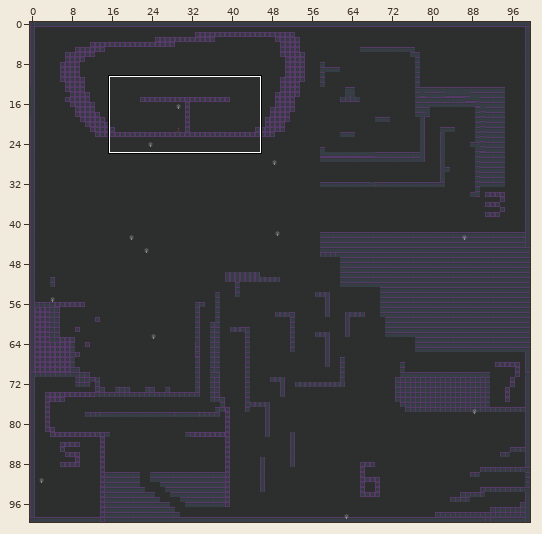
Level history. Tiled map: levels/Level1.tmx. Above, an overview of the earlier version with the close-up marked.
Close-up. Earlier state:
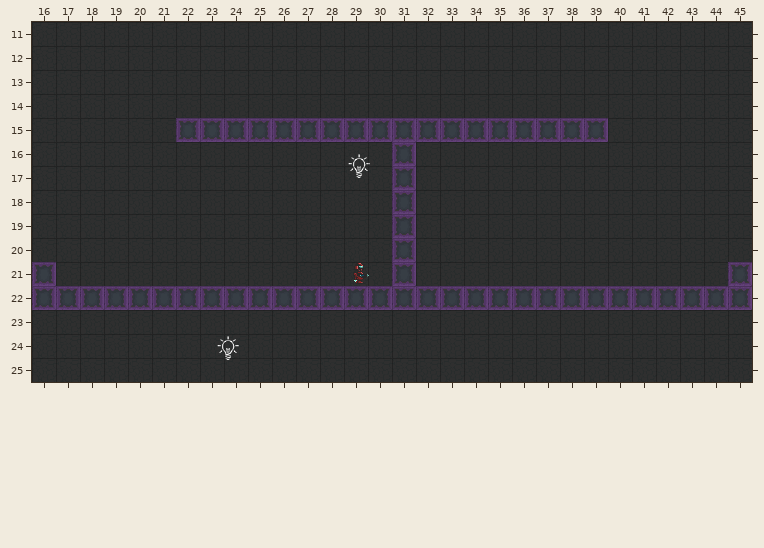
Cells are 32x32 px. Shown: x 16..45, y 11..25.
Once edited:
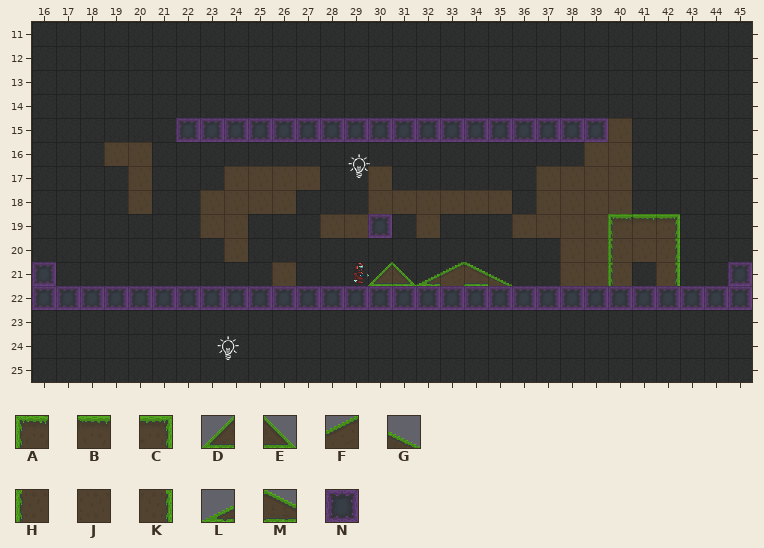
Key: from "green": A 0, B 1, C 2, D 9, E 10, F 13, G 15, H 17, J 18, K 19, L 46, M 48; from "tiles": N 54.
_ is an empty cell.
The exact change:
{"where": "layer \"fg\""}
{"y":19,"x":30,"old":"_","new":"N"}
{"where": "layer \"Mid\""}
{"y":15,"x":40,"old":"_","new":"J"}
{"y":16,"x":19,"old":"__","new":"JJ"}
{"y":16,"x":31,"old":"N","new":"_"}
{"y":16,"x":39,"old":"__","new":"JJ"}
{"y":17,"x":20,"old":"_","new":"J"}
{"y":17,"x":24,"old":"____","new":"JJJJ"}
{"y":17,"x":30,"old":"_N","new":"J_"}
{"y":17,"x":37,"old":"____","new":"JJJJ"}
{"y":18,"x":20,"old":"_","new":"J"}
{"y":18,"x":23,"old":"____","new":"JJJJ"}
{"y":18,"x":30,"old":"_N____","new":"JJJJJJ"}
{"y":18,"x":37,"old":"____","new":"JJJJ"}
{"y":19,"x":23,"old":"__","new":"JJ"}
{"y":19,"x":28,"old":"__","new":"JJ"}
{"y":19,"x":31,"old":"N_","new":"_J"}
{"y":19,"x":36,"old":"_______","new":"JJJJABC"}
{"y":20,"x":24,"old":"_","new":"J"}
{"y":20,"x":31,"old":"N","new":"_"}
{"y":20,"x":38,"old":"_____","new":"JJHJK"}
{"y":21,"x":26,"old":"_","new":"J"}
{"y":21,"x":30,"old":"_N____","new":"DELFMG"}
{"y":21,"x":38,"old":"___","new":"JJH"}
{"y":21,"x":42,"old":"_","new":"K"}
{"label":"changed","picture_box":[320,118,680,286]}
{"label":"added","picture_box":[104,142,152,214]}
{"label":"added","picture_box":[200,166,320,262]}
{"label":"added","picture_box":[272,262,296,286]}
